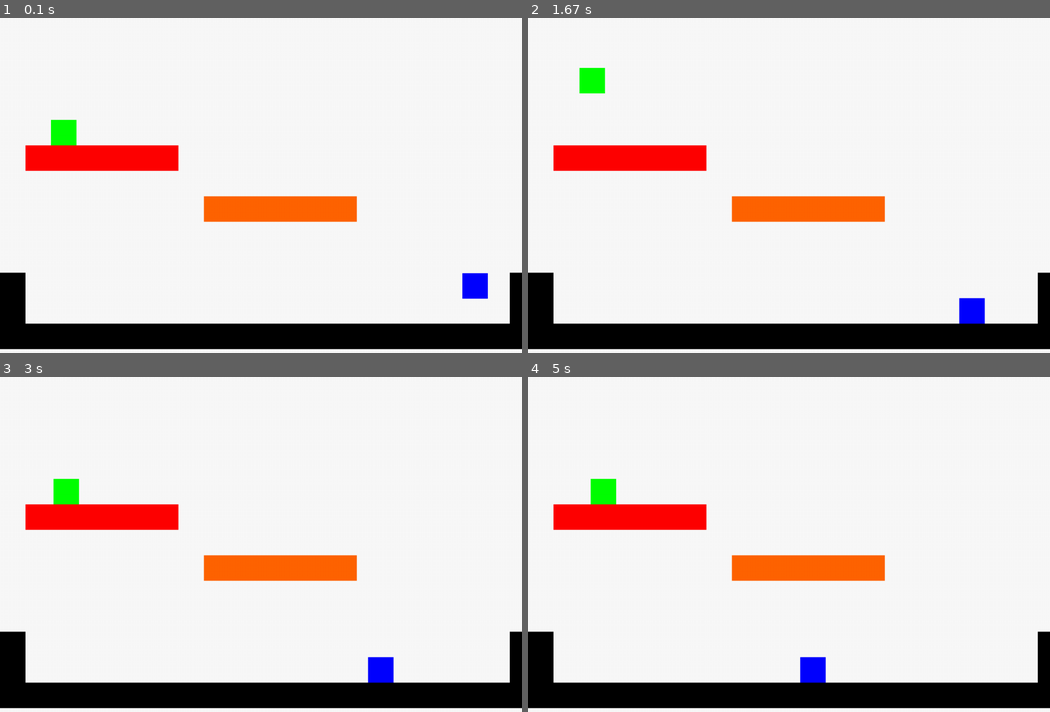
Above: before the commit, frames 1-4 (two rows, left to right).
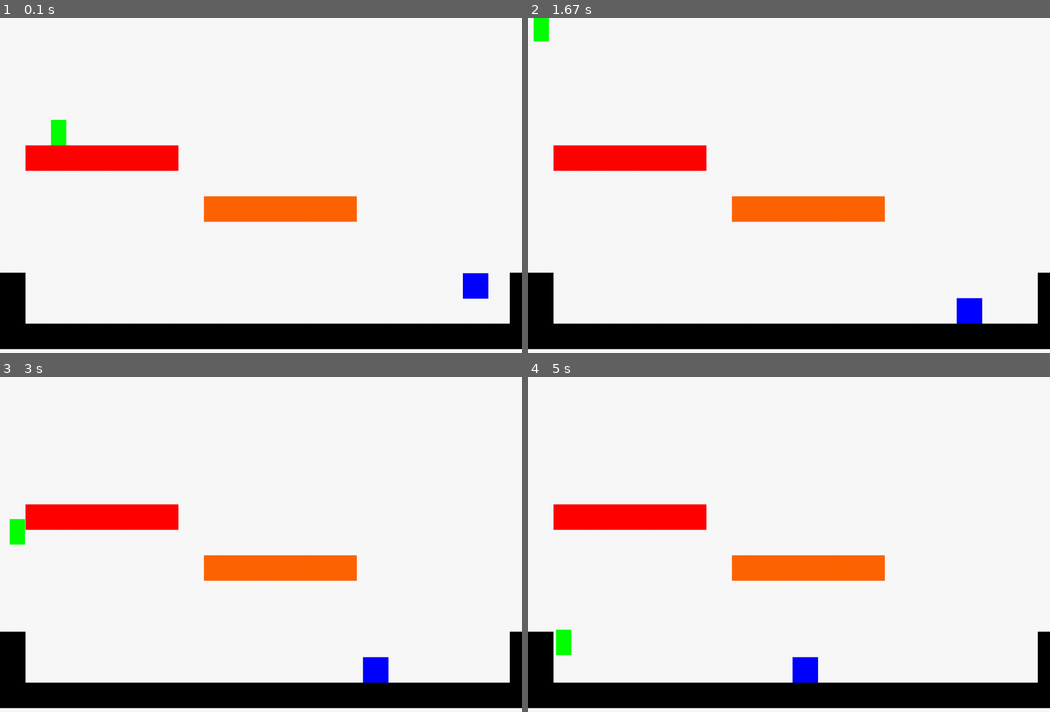
Above: after the commit, the same moments.

Repository: icanwalkonwater/sb-gamejam-pygame
Game: pygame game, started from src/main.py
Two runs of this game, one before a commit and one after it. Both use one fixed random seed, a clock stepped at 60 frames per second and the inputs below.
Inputs:
- Up to frame 1 (0.1 s): no input
- Up to frame 2 (1.67 s): tap & at 0.33 s; tap Space at 0.67 s; tap D at 1 s
- Up to frame 3 (3 s): tap D at 2.33, 2.73 s
- Up to frame 4 (5 s): tap D at 3.03, 3.23, 3.53, 3.8, 4.13, 4.43, 4.57 s; tap Space at 3.32, 4.65, 4.97 s

The runs differ from the first frame. In frame 1, 0.2% of the frame differs, in the area x 12-94%, y 30-84%; in frame 2, 0.7%; in frame 3, 0.8%; in frame 4, 0.9%, in the area x 5-58%, y 30-92%.

Commit message:
Feature - Abilities (#4)
Added support for abilities for the player to use.

* feature-projectile : Ajout projectile
* feature-abilites: Ajout des abilitees
* feature-abilites : Ajout des sorts
* feature-abilites : cc lulu

Diff:
--- /dev/null
+++ b/src/ability.py
@@ -0,0 +1,86 @@
+import time
+from abc import ABC
+
+from pygame import Vector2
+
+from constants import PLAYER_ABILITY_BASE_LEVEL, PLAYER_ABILITY_BASE_COOLDOWN, PLAYER_ABILITY_GUST_BASE_STRENGTH, \
+    PLAYER_ABILITY_GUST_BASE_KNOCKBACK_STRENGTH, PLAYER_ABILITY_SLAM_BASE_STRENGTH, PLAYER_ABILITY_TORNADO_JUMP_COOLDOWN, \
+    PLAYER_ABILITY_TORNADO_JUMP_STRENGTH, PLAYER_ABILITY_SLAM_BASE_AREA, PLAYER_ABILITY_SLAM_HEIGHT
+from game_object import GameObject
+from projectile import GustProjectile, SlamProjectile
+from scene import Scene
+from scene_management import SceneManagement
+
+
+class Ability(ABC):
+
+    def __init__(self, level: int = PLAYER_ABILITY_BASE_LEVEL, cooldown: float = PLAYER_ABILITY_BASE_COOLDOWN):
+        self.level: int = level
+        self.cooldown: float = cooldown
+        self._next_usage: float = time.time()
+
+
+class TornadoJumpAbility(Ability):
+
+    def __init__(self, level: int):
+        Ability.__init__(self, level, PLAYER_ABILITY_TORNADO_JUMP_COOLDOWN)
+
+    def use(self, player: GameObject):
+        if self._next_usage <= time.time():
+            player.apply_force(Vector2(0, PLAYER_ABILITY_TORNADO_JUMP_STRENGTH))
+            self._next_usage = time.time() + self.cooldown
+
+
+class GustAbility(Ability):
+
+    def __init__(self, level: int, cooldown: float = None):
+        Ability.__init__(self, level, cooldown)
+
+    def _gust_strength_calc(self) -> Vector2:
+        return Vector2(PLAYER_ABILITY_GUST_BASE_STRENGTH * self.level ** 2, 0)
+
+    def _gust_backward_strength_calc(self) -> Vector2:
+        return Vector2(PLAYER_ABILITY_GUST_BASE_KNOCKBACK_STRENGTH / self.level, 0)
+
+    def use(self, player: GameObject):
+        if self._next_usage <= time.time():
+            scene: Scene = SceneManagement.active_scene
+
+            gust_projectile: GustProjectile = GustProjectile()
+            gust_projectile.add_to_collision_mask(scene.environment, scene.enemies)
+            gust_projectile.move(Vector2(player.transform.x + player.width, player.transform.y + 10))
+
+            scene.projectiles.add(gust_projectile)
+            scene.dynamics.add(gust_projectile)
+
+            gust_projectile.apply_force(self._gust_strength_calc())
+            player.apply_force(self._gust_backward_strength_calc())
+
+            self._next_usage = time.time() + self.cooldown
+
+
+class SlamAbility(Ability):
+
+    def __init__(self, level: int, cooldown: float = None):
+        Ability.__init__(self, level, cooldown)
+
+    def _slam_strength_calc(self) -> Vector2:
+        return Vector2(0, PLAYER_ABILITY_SLAM_BASE_STRENGTH * self.level ** 2)
+
+    @staticmethod
+    def _slam_position_calc(player: GameObject) -> Vector2:
+        return Vector2(player.transform.x - (PLAYER_ABILITY_SLAM_BASE_AREA / 2 - player.width),
+                       player.transform.y + player.height - PLAYER_ABILITY_SLAM_HEIGHT)
+
+    def use(self, player: GameObject):
+        if self._next_usage <= time.time():
+            scene: Scene = SceneManagement.active_scene
+            projectile_slam: SlamProjectile = SlamProjectile(self._slam_strength_calc())
+
+            projectile_slam.add_to_collision_mask(scene.enemies)
+
+            scene.projectiles.add(projectile_slam)
+            scene.dynamics.add(projectile_slam)
+
+            projectile_slam.move(SlamAbility._slam_position_calc(player))
+            self._next_usage = time.time() + self.cooldown
--- a/src/constants.py
+++ b/src/constants.py
@@ -54,6 +54,22 @@
 """Force to apply when the enemy need to retreat."""
 ENEMY_HTH_RETREAT_FORCE = -2000
 
+PLAYER_ABILITY_TORNADO_JUMP_COOLDOWN = .2
+PLAYER_ABILITY_TORNADO_JUMP_STRENGTH = -6000
+
+PLAYER_ABILITY_BASE_LEVEL = 1
+PLAYER_ABILITY_BASE_COOLDOWN = 100
+
+PLAYER_ABILITY_GUST_BASE_STRENGTH = 20000
+PLAYER_ABILITY_GUST_BASE_KNOCKBACK_STRENGTH = -2000
+PLAYER_ABILITY_GUST_UPWARD_STRENGTH = -2000
+
+PLAYER_ABILITY_SLAM_BASE_STRENGTH = -6000
+PLAYER_ABILITY_SLAM_BASE_AREA = 200
+PLAYER_ABILITY_SLAM_HEIGHT = 5
+PLAYER_ABILITY_SLAM_WIDTH = 200
+PLAYER_ABILITY_SLAM_TIME_TO_LIVE = 1
+
 
 class Layers(Enum):
     """Layer containing the rigid environment where we can walk on"""
--- a/src/main.py
+++ b/src/main.py
@@ -11,7 +11,8 @@
 from scene import Scene
 from scene_management import SceneManagement
 
-FPS_LIMIT = 30
+FPS_LIMIT = 60
+
 frames = 0
 
 
@@ -31,7 +32,7 @@
     orange_box: GameObject = GameObject(orange_box_s)
     orange_box.move(Vector2(400, 350))
 
-    green_box_s = Surface((50, 50))
+    green_box_s = Surface((30, 50))
     green_box_s.fill((0, 255, 0))
 
     floor_s: Surface = Surface((1080, 50))
--- a/src/physics.py
+++ b/src/physics.py
@@ -65,7 +65,7 @@
 
         self.collision_masks: [Group] = []
         if collides_with is not None:
-            self.collision_masks.append(*collides_with)
+            self.collision_masks.extend(collides_with)
 
     def add_to_collision_mask(self, *groups: [Group]):
         self.collision_masks.extend(groups)
--- a/src/player.py
+++ b/src/player.py
@@ -6,26 +6,36 @@
 from keyboard_input import InputController
 from physics import RigidPhysicsAwareGameObject
 
+from ability import TornadoJumpAbility, GustAbility, SlamAbility
+
 
 class Player(RigidPhysicsAwareGameObject):
 
     def __init__(self, surface: Surface, weight: float, collides_with: [GameObject] = None):
         RigidPhysicsAwareGameObject.__init__(self, surface, weight, collides_with)
+        self._ability_tornado_jump = TornadoJumpAbility(1)
+        self._ability_gust = GustAbility(1, 1)
+        self._ability_slam = SlamAbility(1, 1)
 
     def update(self, delta_time: float):
         RigidPhysicsAwareGameObject.update(self, delta_time)
 
         motion = InputController.get_motion() * delta_time
 
+        power = InputController.get_powers()
+
+        if power[0]:
+            self._ability_gust.use(self)
+
+        if power[1]:
+            self._ability_slam.use(self)
+
         if motion.x != 0:
             self.apply_force(Vector2(motion.x, 0))
 
         if motion.y < 0 and self.is_on_ground:
-            self.jump()
-
-    def jump(self):
-        self.is_on_ground = False
-        self.apply_force(PLAYER_JUMP_FORCE)
+            self.is_on_ground = False
+            self._ability_tornado_jump.use(self)
 
     def _on_collide(self, other: GameObject, direction_of_impact: Vector2, impact_side: ImpactSide):
         # Common collision with something normal
--- /dev/null
+++ b/src/projectile.py
@@ -0,0 +1,62 @@
+import time
+from abc import ABC, abstractmethod
+
+from pygame import Vector2
+from pygame.surface import Surface
+
+from game_object import GameObject, Moveable
+
+from physics import RigidPhysicsAwareGameObject, ImpactSide
+
+from constants import PLAYER_ABILITY_SLAM_TIME_TO_LIVE, PLAYER_ABILITY_SLAM_WIDTH, PLAYER_ABILITY_SLAM_HEIGHT, PLAYER_ABILITY_GUST_UPWARD_STRENGTH
+
+
+class Hitable(ABC):
+
+    @abstractmethod
+    def on_hit(self, projectile, impact_side: ImpactSide, strenght: Vector2):
+        pass
+
+
+class Projectile(RigidPhysicsAwareGameObject):
+
+    def __init__(self, surface: Surface, collides_with: [GameObject]):
+        RigidPhysicsAwareGameObject.__init__(self, surface, 0, collides_with)
+        self.resistance_amount = 0
+
+    def _on_collide(self, other: GameObject, direction_of_impact: Vector2, impact_side: ImpactSide):
+        if isinstance(other, Hitable):
+            other.on_hit(self, impact_side)
+        self.kill()
+
+
+class GustProjectile(Projectile):
+    def __init__(self, collides_with: [GameObject] = None):
+        surface: Surface = Surface((10, 10))
+        surface.fill((0, 255, 255))
+        Projectile.__init__(self, surface, collides_with)
+
+    def _on_collide(self, other: GameObject, direction_of_impact: Vector2, impact_side: ImpactSide):
+        if isinstance(other, RigidPhysicsAwareGameObject):
+            other.apply_force(Vector2(self.velocity.x, PLAYER_ABILITY_GUST_UPWARD_STRENGTH))
+        self.kill()
+
+
+class SlamProjectile(Projectile):
+    def __init__(self, strength: Vector2, collides_with: [GameObject] = None):
+        image: Surface = Surface((PLAYER_ABILITY_SLAM_WIDTH, PLAYER_ABILITY_SLAM_HEIGHT))
+        image.fill((0, 255, 0))
+        Projectile.__init__(self, image, collides_with)
+        self.strength = strength
+        self.__death_time = time.time() + PLAYER_ABILITY_SLAM_TIME_TO_LIVE
+
+    def _on_collide(self, other: GameObject, direction_of_impact: Vector2, impact_side: ImpactSide):
+        if isinstance(other, RigidPhysicsAwareGameObject):
+            other.apply_force(self.strength)
+        self.kill()
+
+    def update(self, delta_time: float):
+        if self.__death_time <= time.time():
+            self.kill()
+        else:
+            Projectile.update(self, delta_time)
